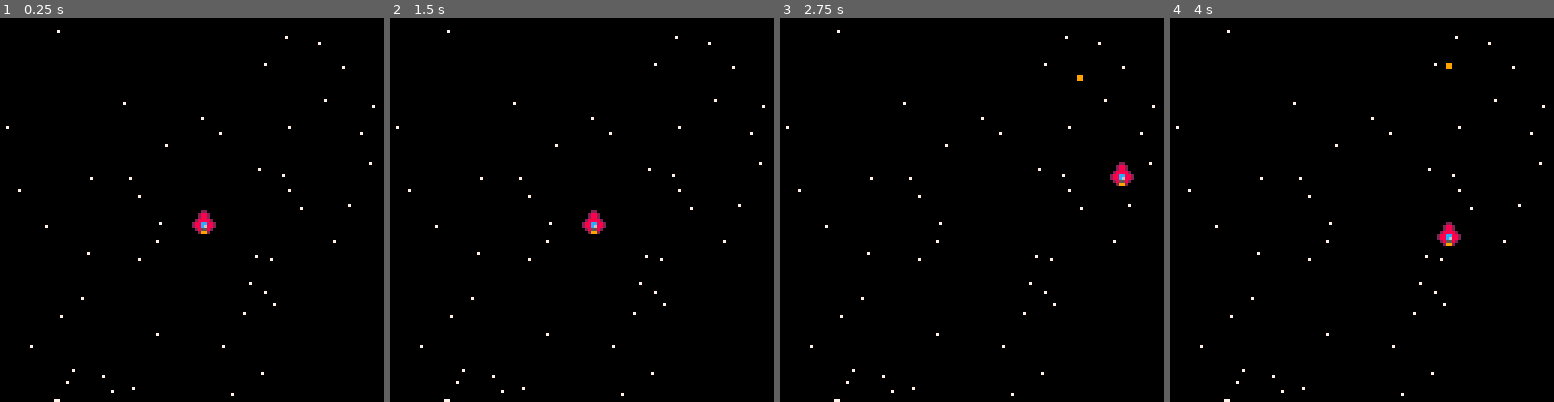
Above: before the commit, frames 1-4 (left to right).
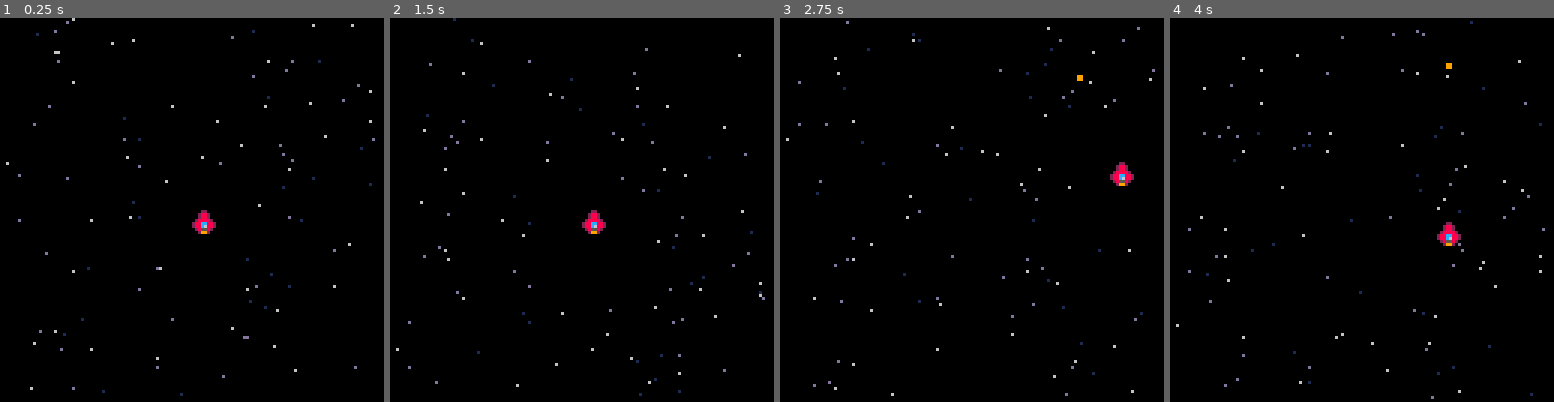
Above: after the commit, the same moments.

Repository: gabriel-jm/pico8-games
Game: PICO-8 cartridge shmup.p8
The game is run twice, just before and just after one commit, with the same random seed, the same clock (stepped at 60 frames per second) and the same inputs.
Inputs:
- Up to frame 1 (0.25 s): no input
- Up to frame 2 (1.5 s): tap O (Z key) at 0.7 s
- Up to frame 3 (2.75 s): hold Right 1.6-2.1 s; tap O (Z key) at 1.7, 2.1, 2.5 s; hold Up 2.15-2.42 s; hold Right from 2.47 s (still down)
- Up to frame 4 (4 s): tap O (Z key) at 2.9, 3.3, 3.7 s; release Right at 3.03 s; hold Left 3.08-3.58 s; hold Down 3.63-3.97 s

The runs differ from the first frame. In frame 1, 0.9% of the frame differs, in the area x 1-98%, y 0-100%; in frame 2, 0.9%; in frame 3, 0.9%; in frame 4, 0.9%.

Commit message:
add stars field animation

Diff:
--- a/shmup.p8
+++ b/shmup.p8
@@ -9,12 +9,13 @@
 
 	bullets={}
 
-	stars_x={}
-	stars_y={}
-
-	for i=1,50 do
-		add(stars_x,flr(rnd(128)))
-		add(stars_y,flr(rnd(128)))
+	stars={}
+	for i=1,100 do
+		add(stars,{
+			x=flr(rnd(128)),
+			y=flr(rnd(128)),
+			spd=rnd(1.5)+0.5
+		})
 	end
 end
 
@@ -60,16 +61,40 @@
 			del(bullets,bullets[i])
 		end
 	end
+
+	update_stars()
 end
 -->8
 function create_starfield()
-	for i=1,#stars_x do
+	foreach(stars,function(s)
 		pset(
-			stars_x[i],
-			stars_y[i],
-			7
+			s.x,
+			s.y,
+			get_star_col(s.spd)
 		)
+	end)
+end
+
+function get_star_col(spd)
+	if spd<1 then
+		return 1
 	end
+
+	if spd<1.5 then
+		return 13
+	end
+
+	return 6
+end
+
+function update_stars()
+	foreach(stars,function(s)
+		s.y+=s.spd
+
+		if s.y>127 then
+			s.y=-1
+		end
+	end)
 end
 __gfx__
 00000000000220000000000000000000000000000000000000000000000000000000000000000000000000000000000000000000000000000000000000000000
